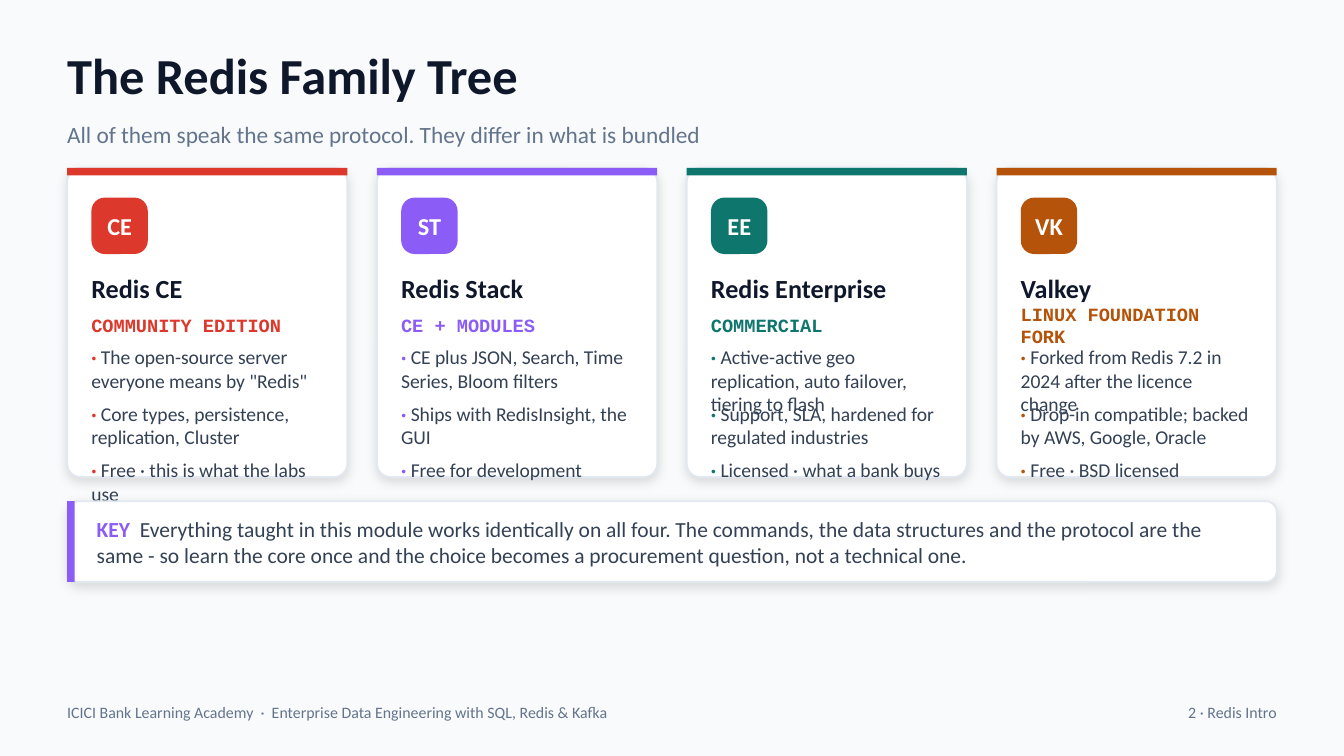
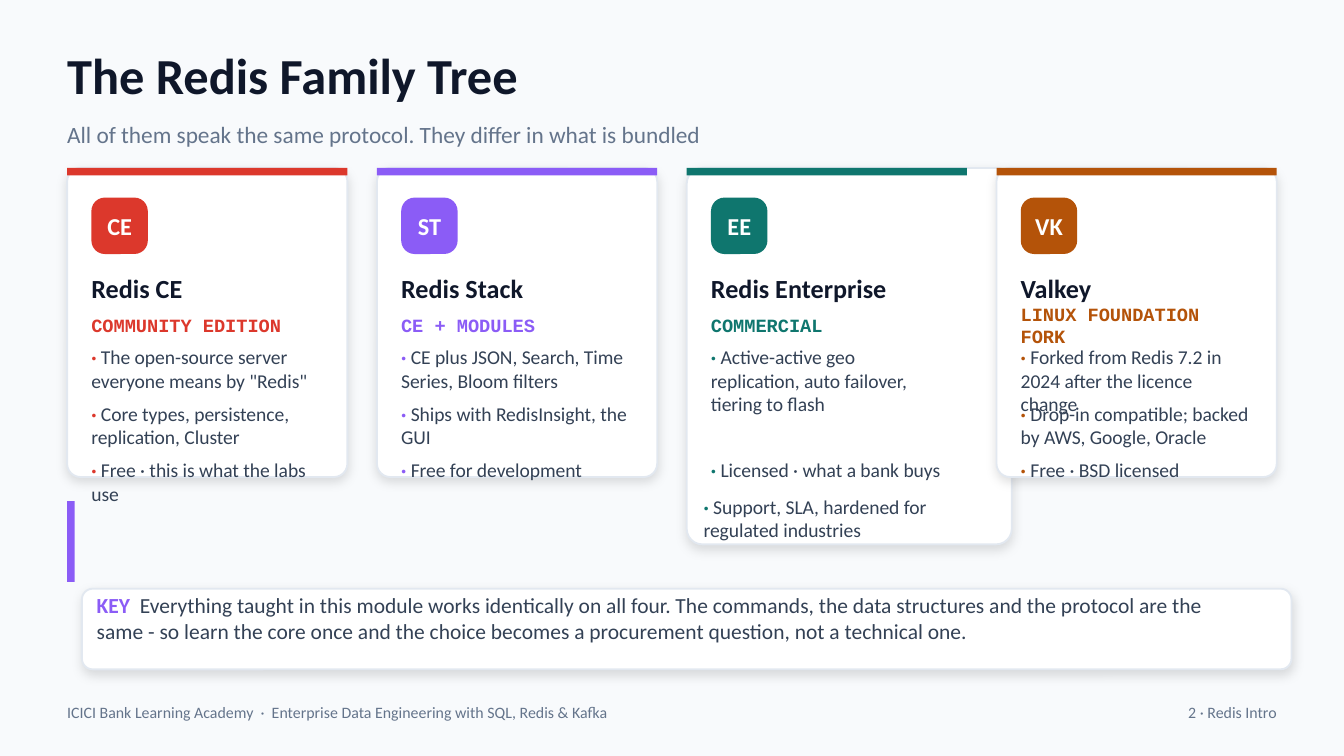
Before and after one commit to GreenwaysTechnology/icicibank_data_sql_reds_kafka, a slide deck: slide 8 of Module_05_NoSQL_and_Redis/02_Redis_Introduction_and_Setup.pptx. Drawn at 1344x756 pixels with LibreOffice and Linux fonts; fonts in the diff are those of the drawing. Boxes give left, top, right and bottom in pixels: in the first picture for what was removed or moved away, otherwise in the second. Text is boxed around its words. In the diff, an @@ line names an element or a change of style, - is before the commit and + after.

```diff
--- a/Module_05_NoSQL_and_Redis/02_Redis_Introduction_and_Setup.pptx
+++ b/Module_05_NoSQL_and_Redis/02_Redis_Introduction_and_Setup.pptx
@@ rounded rectangle: place and size @@
-rounded rectangle at <box>687,168,966,477</box>
+rounded rectangle at <box>687,168,1012,544</box>
@@ text "· Support, SLA, hardened for ...": place and size @@
-text "· Support, SLA, hardened for ..." at <box>711,405,934,448</box>
+text "· Support, SLA, hardened for ..." at <box>704,500,927,541</box>
@@ rounded rectangle: place and size @@
-rounded rectangle at <box>67,501,1277,582</box>
+rounded rectangle at <box>82,589,1292,669</box>
@@ text "KEY Everything taught in this ...": place and size @@
-text "KEY Everything taught in this ..." at <box>97,522,1201,567</box>
+text "KEY Everything taught in this ..." at <box>97,598,1201,643</box>
```
Also in this commit, not shown: 3 other files.
